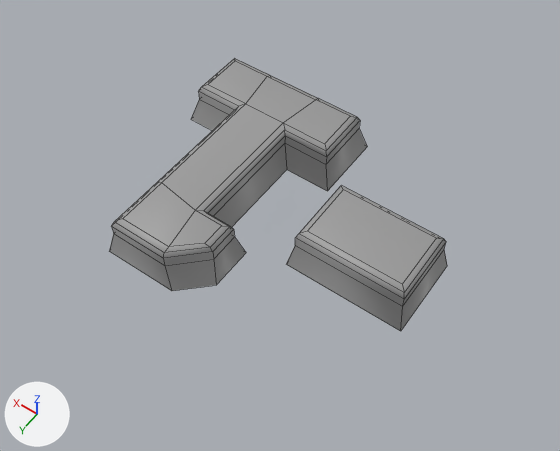
One commit to the FBX model Assets/- Asset Store/Custom/Numbers/Number_Minus1.fbx: the scene before it, then after it.
Rendered twice from a 50 mm lens placed at (-0.362, 0.518, 0.833), pointed at (-0.002, 0.014, 0.041). Every picture has the same lights, and +X, +Y and +Z are marked at lower left. Mesh edges are drawn as thin lines. Where no turn or scale is listed for an object, it has been applied to the vertices.

The first picture shows 'Number_Minus1'.
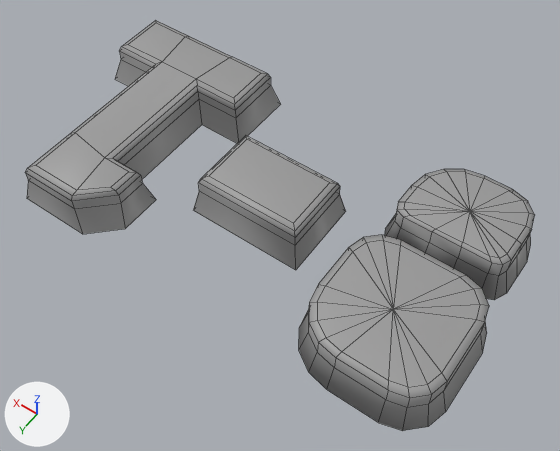
Location of each change, (x1, y1, x2, y2) in pixels of the pictures (560 x 451 px; the box of a moved part takes in the faces that stretch with it):
'Number_Minus1', reshaped (51% wider, 50% taller): before (109, 58, 447, 331); after (25, 20, 535, 431)
part 1 of me_cube_001, moved or reshaped: before (109, 58, 367, 291); after (25, 20, 280, 234)
part 2 of me_cube_001, added: after (385, 169, 535, 300)
part 3 of me_cube_001, added: after (299, 235, 489, 431)
part 4 of me_cube_001, moved or reshaped: before (286, 185, 447, 331); after (193, 136, 346, 270)

Diff of the bpy script that builds the scene:
```diff
--- a/Assets/- Asset Store/Custom/Numbers/Number_Minus1.fbx.py
+++ b/Assets/- Asset Store/Custom/Numbers/Number_Minus1.fbx.py
@@ me_cube_001 @@
 # used by ob_number_minus1; location = (0.0, 0.0, 0.0)
-me_cube_001.from_pydata(...)  # 90 vertices, 79 faces; spans x -0.208..0.219, y -0.174..0.171, z 0.037..0.1
+me_cube_001.from_pydata(...)  # 232 vertices, 219 faces; spans x -0.298..0.369, y -0.175..0.171, z 0.037..0.1
+# me_cube_001 part 1: the loose piece of 70 vertices spanning x -0.019..0.219, y -0.174..0.171, z 0.037..0.1 is moved by (0.15, 0.0, 0.0)
+# me_cube_001 part 2: a new loose piece of 73 vertices spanning x -0.286..-0.115, y -0.175..-0.038, z 0.038..0.1, in mat_material (grey #9b9b9b)
+# me_cube_001 part 3: a new loose piece of 69 vertices spanning x -0.298..-0.102, y -0.025..0.171, z 0.038..0.1, in mat_material (grey #9b9b9b)
+# me_cube_001 part 4
+# 16 vertices are removed from x -0.208..-0.042, y -0.058..0.058, z 0.037..0.1
+# 17 faces are deleted
+# 16 vertices are added at x -0.058..0.108, y -0.058..0.058, z 0.037..0.1
+# 17 new faces join them
 me_cube_001.materials.append(mat_material)
```
